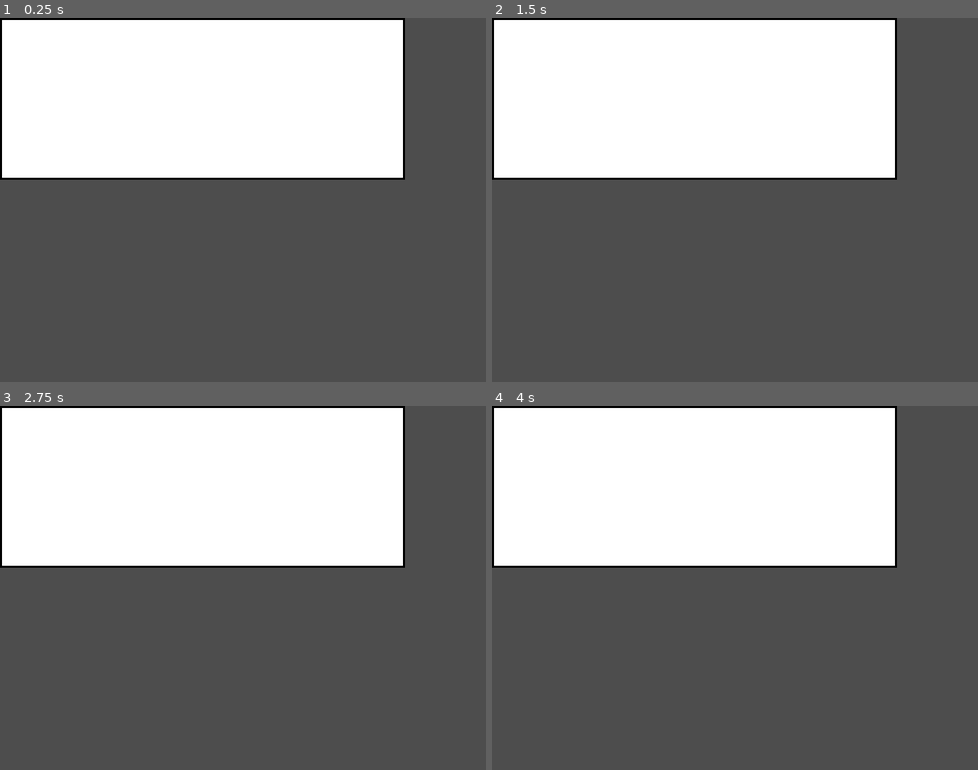
Above: before the commit, frames 1-4 (two rows, left to right).
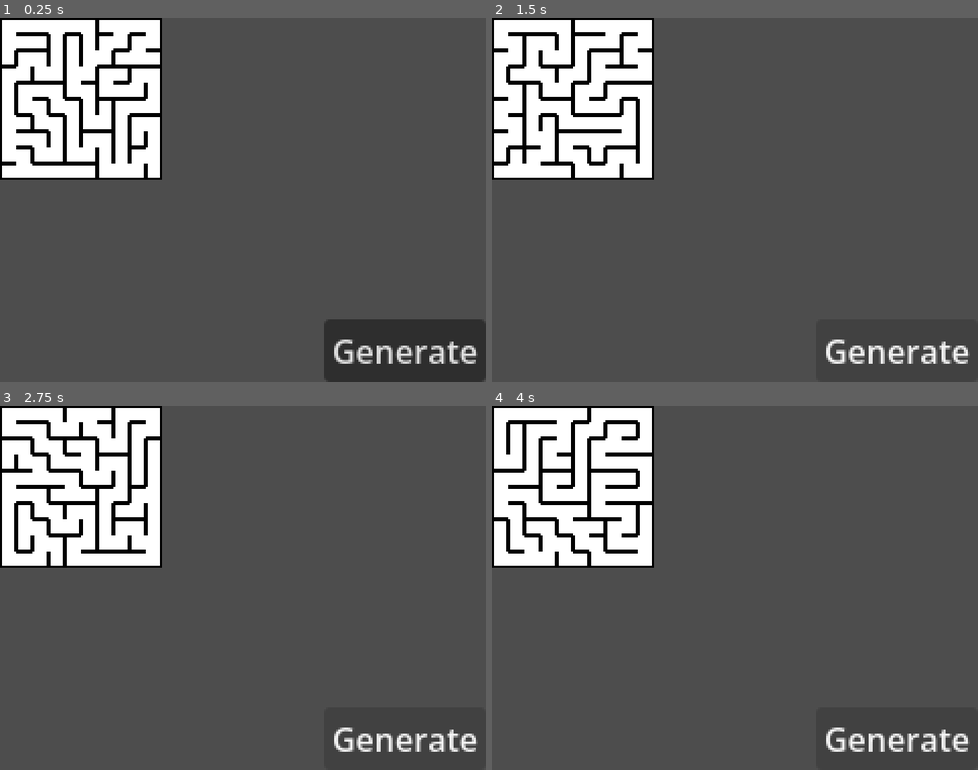
Above: after the commit, the same moments.

Repository: JESRepository/dungeon
Game: Godot game, scene res://scenes/main.tscn
Same seed, same stepped clock (60 frames per second), same inputs: the game is played once before the commit and once after it.
Inputs (mouse positions are in pixels of both pictures, inside the frame that each line leads up to):
- Up to frame 1 (0.25 s): no input
- Up to frame 2 (1.5 s): click (895, 349) at 0.5 s, where only the run after the commit has a clickable "Generate"; click (895, 349) at 1.25 s, where only the run after the commit has a clickable "Generate"
- Up to frame 3 (2.75 s): click (403, 737) at 2 s, where only the run after the commit has a clickable "Generate"
- Up to frame 4 (4 s): tap Enter at 2.75 s; tap Space at 3.5 s

The runs differ from the first frame. In frame 1, 31% of the frame differs, in the area x 0-100%, y 0-100%; in frame 2, 26%; in frame 3, 26%; in frame 4, 26%.

Commit message:
maze generator now generates perfect maze

Diff:
--- a/dungeon-proto/scenes/main.tscn
+++ b/dungeon-proto/scenes/main.tscn
@@ -9,4 +9,18 @@
 maze_generator = NodePath("../MazeGenerator")
 
 [node name="MazeGenerator" parent="." unique_id=193214712 instance=ExtResource("1_0wfyh")]
-dimensions = Vector2i(25, 10)
+dimensions = Vector2i(10, 10)
+
+[node name="Button" type="Button" parent="MazeGenerator" unique_id=1135767932]
+anchors_preset = 3
+anchor_left = 1.0
+anchor_top = 1.0
+anchor_right = 1.0
+anchor_bottom = 1.0
+offset_left = -80.0
+offset_top = -31.0
+grow_horizontal = 0
+grow_vertical = 0
+text = "Generate"
+
+[connection signal="pressed" from="MazeGenerator/Button" to="MazeGenerator" method="_on_button_pressed"]
--- a/dungeon-proto/scripts/maze_generator.gd
+++ b/dungeon-proto/scripts/maze_generator.gd
@@ -9,15 +9,86 @@
 var y_max : int
 var maze : Array
 
+
 func _ready():
 	x_max = dimensions.x - 1
 	y_max = dimensions.y - 1
 	generate_maze()
 
+
 func generate_maze():
+	maze = []
 	_initialize_maze(dimensions)
-	_set_outer_wall()
+	_fill_all_walls()
+
+	var curr_coords : Vector2i = _get_random_cell()
+	var visited : Array[Vector2i]
+	while visited.size() < (dimensions.x * dimensions.y) - 1:
+		var returned_data =  progress_maze(curr_coords, visited)
+		curr_coords = returned_data[0]
+		visited = returned_data[1]
+		#print(visited.size())
 	maze_generated.emit()
+
+
+func progress_maze(maze_coords: Vector2i, visited: Array[Vector2i]) -> Array:
+	if not visited.has(maze_coords):
+		visited.append(maze_coords)
+	var removeable_walls : Array
+	## checks which walls are valid to be removed
+	if maze_coords.x != 0:
+		if not visited.has(Vector2i(maze_coords.x - 1, maze_coords.y)):
+			removeable_walls.append(Room.Direction.WEST)
+	if maze_coords.x != x_max:
+		if not visited.has(Vector2i(maze_coords.x + 1, maze_coords.y)):
+			removeable_walls.append(Room.Direction.EAST)
+	if maze_coords.y != 0:
+		if not visited.has(Vector2i(maze_coords.x, maze_coords.y - 1)):
+			removeable_walls.append(Room.Direction.NORTH)
+	if maze_coords.y != y_max:
+		if not visited.has(Vector2i(maze_coords.x, maze_coords.y + 1)):
+			removeable_walls.append(Room.Direction.SOUTH)
+
+	## steps back if there is no valid direction
+	if removeable_walls.is_empty():
+		maze_coords = visited.get(visited.find(maze_coords) - 1)
+		return progress_maze(maze_coords, visited)
+	## chooses a direction at random
+	var move_direction = removeable_walls.pick_random()
+	var curr_room : Room = maze[maze_coords.y][maze_coords.x]
+	## removes a wall if there is a valid direction
+	curr_room.walls.set(move_direction, false)
+
+	## moves to the next room
+	match move_direction:
+		Room.Direction.NORTH:
+			#print("moving NORTH")
+			maze_coords.y -= 1
+		Room.Direction.EAST:
+			#print("moving EAST")
+			maze_coords.x += 1
+		Room.Direction.SOUTH:
+			#print("moving SOUTH")
+			maze_coords.y += 1
+		Room.Direction.WEST:
+			#print("moving WEST")
+			maze_coords.x -= 1
+
+	## sets the current room to the new room
+	curr_room = maze[maze_coords.y][maze_coords.x]
+	## knocks down the wall from the room we moved from
+	match move_direction:
+		Room.Direction.NORTH:
+			curr_room.walls.set(Room.Direction.SOUTH, 0)
+		Room.Direction.EAST:
+			curr_room.walls.set(Room.Direction.WEST, 0)
+		Room.Direction.SOUTH:
+			curr_room.walls.set(Room.Direction.NORTH, 0)
+		Room.Direction.WEST:
+			curr_room.walls.set(Room.Direction.EAST, 0)
+	var data = [maze_coords, visited]
+	return data
+
 
 func get_maze() -> Array:
 	return maze
@@ -28,6 +99,15 @@
 		maze.append([])
 		for x in size.x:
 			maze[y].append(Room.new())
+
+
+func _fill_all_walls() -> void:
+	for y in maze:
+		for x: Room in y:
+			x.walls.set(Room.Direction.NORTH, 1)
+			x.walls.set(Room.Direction.EAST, 1)
+			x.walls.set(Room.Direction.SOUTH, 1)
+			x.walls.set(Room.Direction.WEST, 1)
 
 
 func _set_outer_wall() -> void:
@@ -47,3 +127,14 @@
 					y.walls.set(Room.Direction.SOUTH, true)
 			y_index += 1
 		x_index += 1
+
+
+func _get_random_cell() -> Vector2i:
+	var cell_coords : Vector2i
+	cell_coords.x = randi_range(0, dimensions.x - 1)
+	cell_coords.y = randi_range(0, dimensions.y - 1)
+	return cell_coords
+
+
+func _on_button_pressed() -> void:
+	generate_maze()
--- a/dungeon-proto/scripts/test_maze.gd
+++ b/dungeon-proto/scripts/test_maze.gd
@@ -19,7 +19,6 @@
 			var curr_coords := Vector2i(x_index, y_index)
 			set_cell(curr_coords, 0, tile_index)
 			x_index += 1
-		print()
 		y_index += 1
 
 func convert_walls_to_index(walls: Dictionary[Room.Direction, bool]) -> Vector2i:
